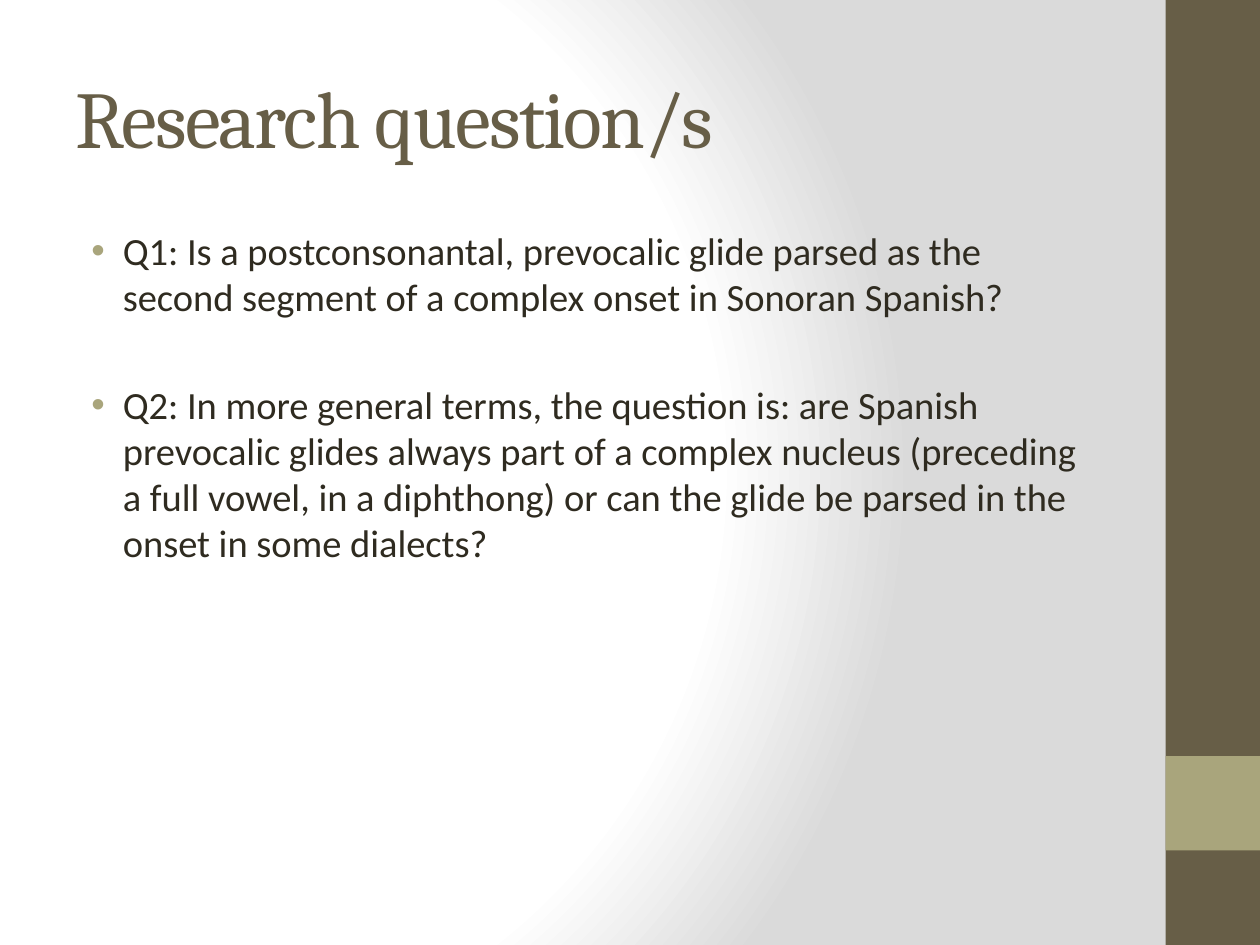
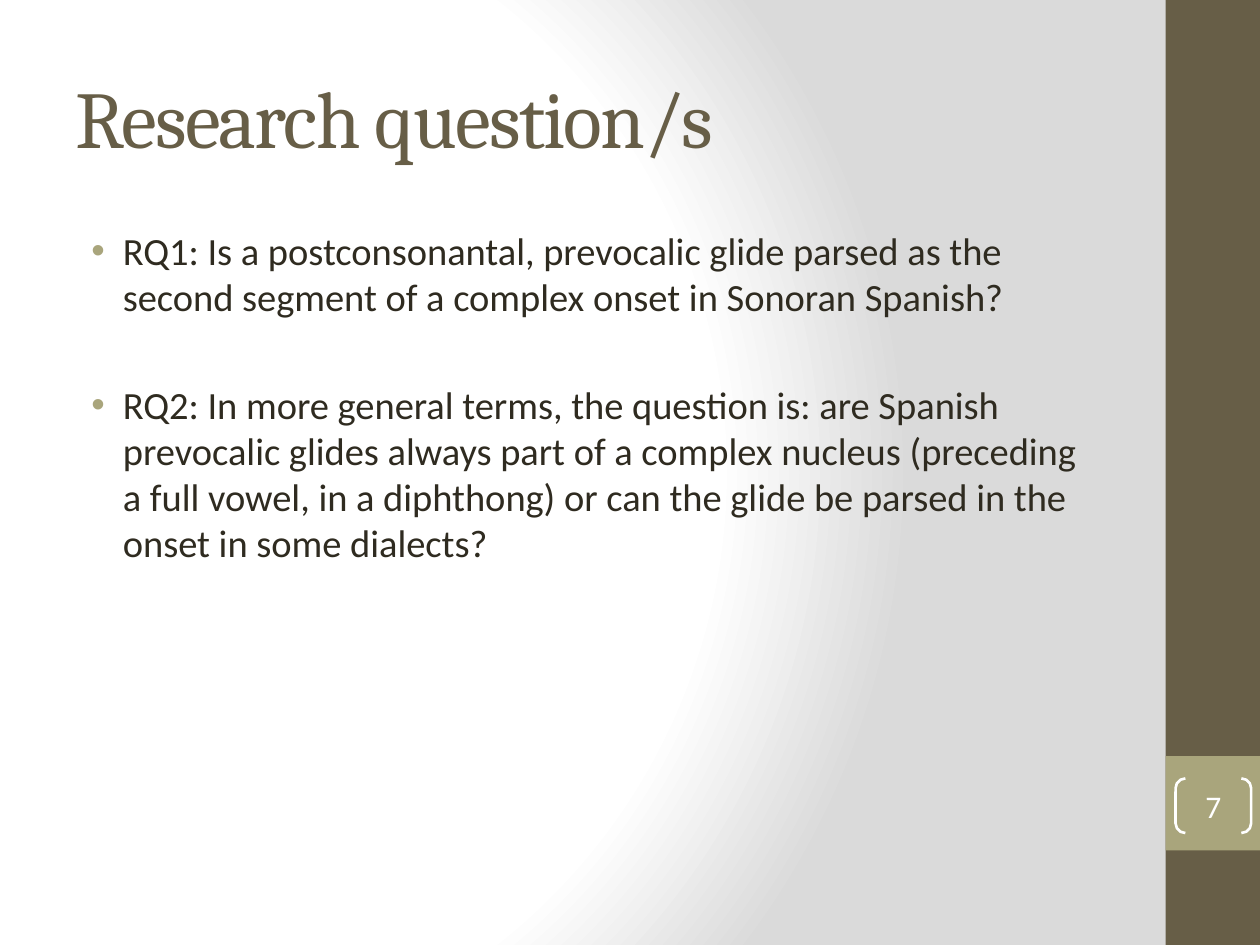
Before and after one commit to jvcasillas/glide_affiliation, a slide deck: slide 7 of Colina, Casillas & Díaz HLS 2018.pptx. Drawn at 1260x945 pixels with LibreOffice and Linux fonts; fonts in the diff are those of the drawing. Boxes give left, top, right and bottom in pixels: in the first picture for what was removed or moved away, otherwise in the second. Text is boxed around its words. In the diff, an @@ line names an element or a change of style, - is before the commit and + after.

```diff
--- a/Colina, Casillas & Díaz HLS 2018.pptx
+++ b/Colina, Casillas & Díaz HLS 2018.pptx
@@ text at box(123, 238, 1076, 558): text changed @@
-• Q1: Is a postconsonantal, prevocalic glide parsed as the second segment of a complex onset in Sonoran Spanish?
-• Q2: In more general terms, the question is: are Spanish prevocalic glides always part of a complex nucleus (preceding a full vowel, in a diphthong) or can the glide be parsed in the onset in some dialects?
+• RQ1: Is a postconsonantal, prevocalic glide parsed as the second segment of a complex onset in Sonoran Spanish?
+• RQ2: In more general terms, the question is: are Spanish prevocalic glides always part of a complex nucleus (preceding a full vowel, in a diphthong) or can the glide be parsed in the onset in some dialects?
@@ page number added at box(1176, 779, 1251, 833), outline #FFFFFF 1.5 pt, 18 pt, text #FFFFFF @@
+7
```
Also in this commit, not shown: 22 other slides changed, 6 slides added, 6 slides removed.
